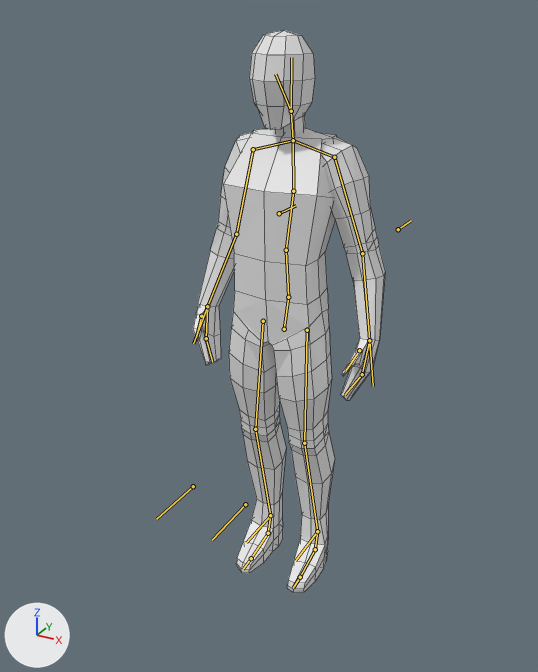
What one commit did to the Blender file assets/models/base_male.blend.
One viewpoint serves both versions: a 50 mm lens placed at (1.23, -2.32, 2.22), pointed at (-0.06, 0.03, 1.05). The lights are fixed; the arrows at lower left show +X, +Y and +Z. The first picture is the older version. The bones that bend it are drawn over the model as lines. Mesh edges are drawn as thin lines.

Objects in the first picture: 'arms', 'head', 'neck', 'torso'.
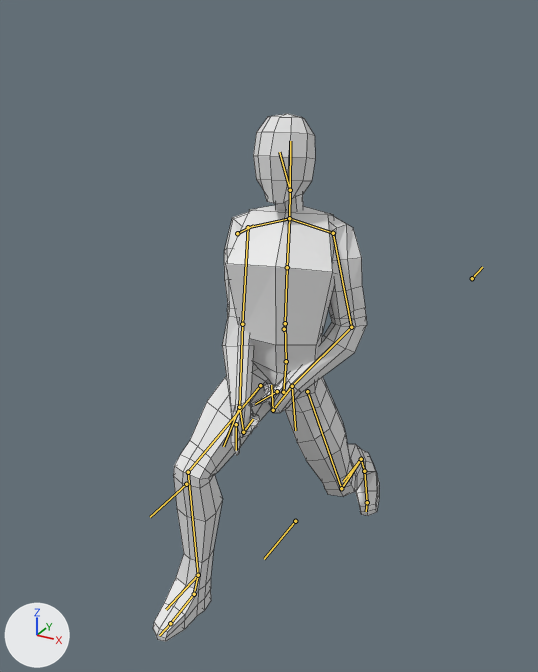
The newer file adds an action. The first version stands in its rest pose; the second is drawn at frame 39 of the action 'idle_fool_lswrd'.

Changed parts and their boxes (x1, y1, x2, y2) in the pictures (538 x 672 px):
'torso', posed (99% wider, 6% shorter)
    before: (223, 128, 336, 593)
    after: (153, 205, 379, 642)
'arms', posed (24% narrower, 9% shorter)
    before: (193, 133, 385, 400)
    after: (222, 212, 367, 455)
'head', posed (11% shorter)
    before: (249, 30, 315, 130)
    after: (253, 114, 315, 203)
bone 'Spine.000', root to tip
    before: (284, 329) to (288, 297)
    after: (283, 392) to (286, 361)
bone 'Spine.003', root to tip
    before: (293, 191) to (293, 140)
    after: (287, 267) to (289, 218)
bone 'Head', root to tip
    before: (291, 111) to (275, 74)
    after: (290, 190) to (279, 152)
bone 'Shoulder.L', root to tip
    before: (293, 140) to (334, 157)
    after: (289, 218) to (333, 233)
bone 'Hand.L', root to tip
    before: (369, 340) to (362, 374)
    after: (292, 386) to (273, 410)
bone 'Fingers.L', root to tip
    before: (362, 374) to (345, 394)
    after: (273, 410) to (271, 385)
bone 'Shoulder.R', root to tip
    before: (293, 140) to (253, 149)
    after: (289, 218) to (248, 227)
bone 'Hand.R', root to tip
    before: (207, 306) to (206, 338)
    after: (239, 407) to (243, 432)
bone 'Fingers.R', root to tip
    before: (206, 338) to (212, 362)
    after: (243, 432) to (253, 419)
bone 'Foot.000.L', root to tip
    before: (317, 531) to (315, 549)
    after: (361, 459) to (364, 471)
bone 'Foot.002.L', root to tip
    before: (300, 577) to (293, 588)
    after: (367, 502) to (366, 511)
bone 'Foot.000.R', root to tip
    before: (270, 515) to (268, 533)
    after: (198, 575) to (194, 594)
bone 'Arm.IK.L', root to tip
    before: (369, 340) to (373, 386)
    after: (292, 386) to (295, 430)
bone 'Arm.IK.PoleTarget.L', root to tip
    before: (398, 229) to (411, 220)
    after: (472, 278) to (482, 267)
bone 'Leg.IK.PoleTarget.L', root to tip
    before: (245, 504) to (212, 540)
    after: (295, 521) to (264, 559)
bone 'Leg.IK.L', root to tip
    before: (317, 531) to (295, 560)
    after: (361, 459) to (343, 481)
bone 'Neck.IK', root to tip
    before: (291, 111) to (291, 57)
    after: (290, 190) to (290, 141)
bone 'Arm.IK.R', root to tip
    before: (207, 306) to (193, 343)
    after: (239, 407) to (223, 446)
bone 'Arm.IK.PoleTarget.R', root to tip
    before: (279, 213) to (296, 205)
    after: (237, 233) to (253, 225)
bone 'Leg.IK.PoleTarget.R', root to tip
    before: (193, 486) to (156, 519)
    after: (186, 484) to (150, 517)
bone 'Leg.IK.R', root to tip
    before: (270, 515) to (246, 542)
    after: (198, 575) to (166, 609)

What the commit changed:
Bone 'Spine.000' (bone_spine_000) moves from (0.0, 0.0, 0.0) to (0.0, -1.76, -0.49).
Bone 'Spine.000' (bone_spine_000) turns from (0, 0, 0) to (0, 16, 3) degrees about its own x, y and z.
Bone 'Spine.003' (bone_spine_003) turns from (0, 0, 0) to (-18, 0, 0) degrees about its own x, y and z.
Bone 'Head' (bone_head) turns from (0, 0, 0) to (0, -8, 7) degrees about its own x, y and z.
Bone 'Shoulder.L' (bone_shoulder_l) turns from (0, 0, 0) to (-8, -2, -1) degrees about its own x, y and z.
Bone 'Hand.L' (bone_hand_l) turns from (0, 0, 0) to (-20, -40, 7) degrees about its own x, y and z.
Bone 'Fingers.L' (bone_fingers_l) turns from (0, 0, 0) to (22, 5, -115) degrees about its own x, y and z.
Bone 'Shoulder.R' (bone_shoulder_r) turns from (0, 0, 0) to (-8, 2, 1) degrees about its own x, y and z.
Bone 'Hand.R' (bone_hand_r) turns from (0, 0, 0) to (-56, 21, -30) degrees about its own x, y and z.
Bone 'Fingers.R' (bone_fingers_r) turns from (0, 0, 0) to (11, 7, 126) degrees about its own x, y and z.
Bone 'Foot.000.L' (bone_foot_000_l) turns from (0, 0, 0) to (-26, 1, 1) degrees about its own x, y and z.
Bone 'Foot.002.L' (bone_foot_002_l) turns from (0, 0, 0) to (-32, -1, 2) degrees about its own x, y and z.
Bone 'Foot.000.R' (bone_foot_000_r) turns from (0, 0, 0) to (6, 0, 0) degrees about its own x, y and z.
Bone 'Arm.IK.L' (bone_arm_ik_l) moves from (0.0, 0.0, 0.0) to (1.87, 1.01, 0.71).
Bone 'Arm.IK.PoleTarget.L' (bone_arm_ik_poletarget_l) moves from (0.0, 0.0, 0.0) to (-1.75, 0.14, 1.55).
Bone 'Leg.IK.PoleTarget.L' (bone_leg_ik_poletarget_l) moves from (0.0, 0.0, 0.0) to (1.3, 0.0, 0.05).
Bone 'Leg.IK.L' (bone_leg_ik_l) moves from (0.0, 0.0, 0.0) to (0.01, -3.26, -0.67).
Bone 'Neck.IK' (bone_neck_ik) moves from (0.0, 0.0, 0.0) to (0.0, -1.83, 0.0).
Bone 'Arm.IK.R' (bone_arm_ik_r) moves from (0.0, 0.0, 0.0) to (-2.41, 1.47, 1.78).
Bone 'Arm.IK.PoleTarget.R' (bone_arm_ik_poletarget_r) moves from (0.0, 0.0, 0.0) to (2.11, 1.82, 1.96).
Bone 'Leg.IK.PoleTarget.R' (bone_leg_ik_poletarget_r) moves from (0.0, 0.0, 0.0) to (-0.19, 0.0, 0.01).
Bone 'Leg.IK.R' (bone_leg_ik_r) moves from (0.0, 0.0, 0.0) to (-0.41, 3.34, -0.09).
